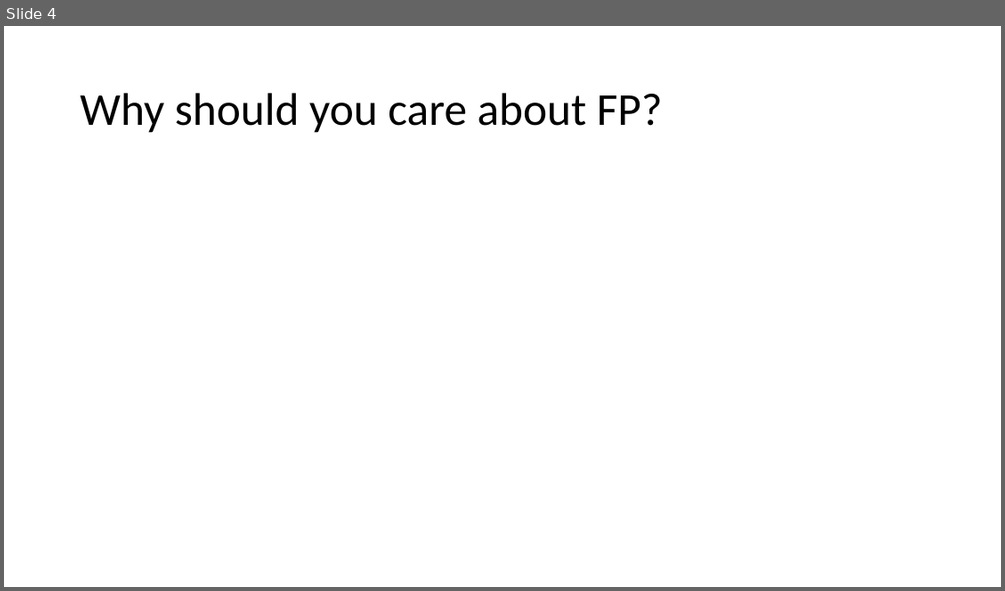
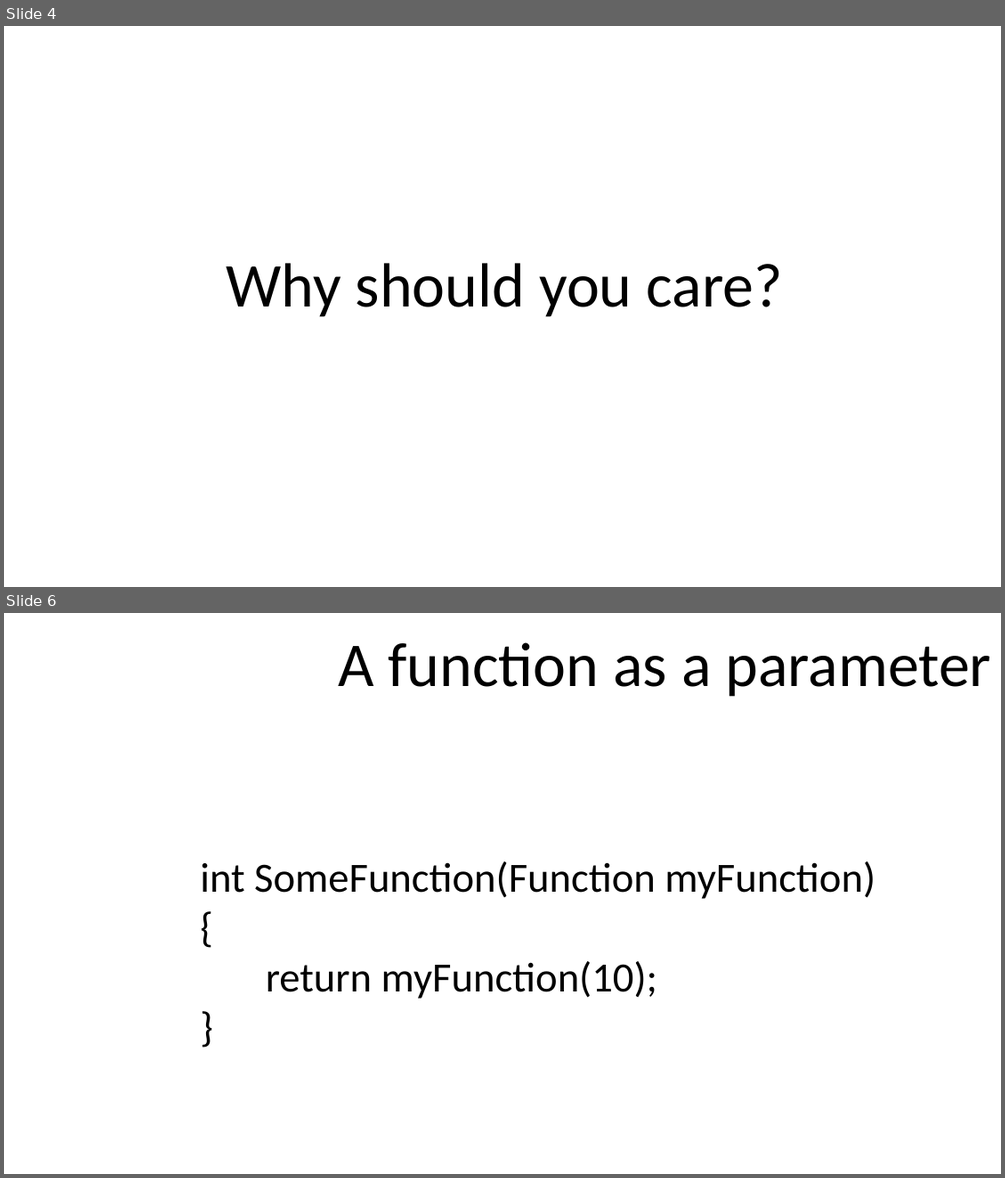
Before and after one commit to armadilloNik/FunctionalCSharpSig, a slide deck: slides/FpViaCSharp.pptx. Shown one above the other, each under a label of ours: slide 4 before the commit, slides 4 and 6 after it; the slides between them are not shown. The pictures are 1005x591 and 1005x1178 pixels, drawn with LibreOffice and Linux fonts; fonts in the diff are those of the drawing. Boxes give left, top, right and bottom in pixels: in the first picture for what was removed or moved away, otherwise in the second. Text is boxed around its words. In the diff, an @@ line names an element or a change of style, - is before the commit and + after.

```diff
--- a/slides/FpViaCSharp.pptx
+++ b/slides/FpViaCSharp.pptx
@@ slide 6 added at box(4, 613, 1001, 1174), background #FFFFFF @@
@@ title added at box(338, 642, 991, 697), 60 pt, text #000000 @@
+A function as a parameter
@@ text added at box(200, 861, 875, 998), 40 pt, text #000000 @@
+int SomeFunction(Function myFunction)
+{
+return myFunction(10);
+}
@@ slide 4 changed as well @@
@@ title at box(226, 263, 783, 317): text changed; size 44 to 60 pt @@
-Why should you care about FP?
+Why should you care?
```
Also in this commit, not shown: 3 other slides changed, 20 other slides added, 2 slides removed.
